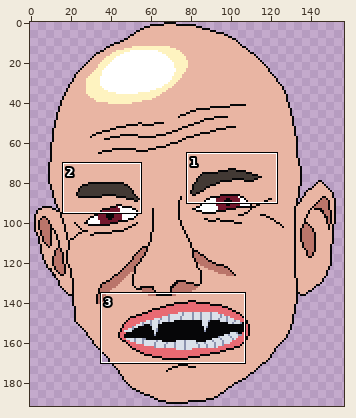
A pixel-art file gets an edit: resources/bozos.ase. Above, an overview of the earlier version with the close-up marked.
Close-up. Old version:
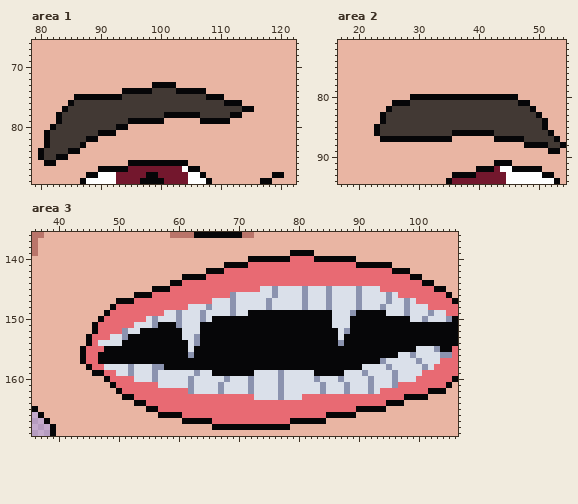
160x192 pixels, 1 frame. Shown: area 1: x 79..122, y 66..89; area 2: x 17..54, y 71..94; area 3: x 36..106, y 136..169. The wide view leaves out empty margins.
After:
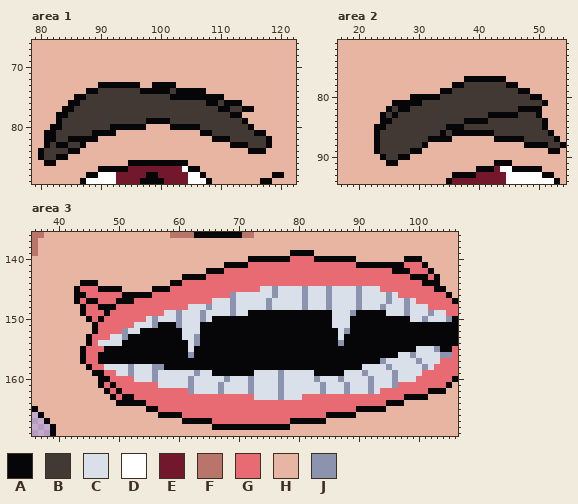
Palette (. is transparent): A #060608  B #423934  C #dae0ea  D #ffffff  E #73172d  F #ba756a  G #e86a73  H #e9b5a3  J #8b93af
The edit:
layer "Smile" now shown
layer "Frown" now shown
layer "Eyebrows 2" now shown
Area 1, layer "Eyebrows 2":
The edit turns colour B into colour A in row 74 at x 99 to 101; in row 75 at x 102 to 107; in row 76 at x 86 and 108 to 109; in row 77 at x 85 and 110 to 111; in row 78 at x 84; in row 80 at x 83 and 92.
The edit turns colour B into colour A in row 81 at x 82 and 89; in row 82 at x 82 and 85 to 87; in row 83 at x 83 to 84.
The edit turns colour H into colour A in row 73 at x 90 to 96; in row 74 at x 88 to 89; in row 79 at x 101 and 114; in row 80 at x 95 to 97, 102 to 106 and 115; in row 81 at x 107 to 108 and 116 to 117; in row 82 at x 109 to 111 and 118.
The edit turns colour H into colour A in row 83 at x 112 to 114 and 118; in row 84 at x 115 to 117.
The edit turns colour A into colour B in row 74 at x 94 to 96; in row 75 at x 88 to 93; in row 78 at x 101 to 106; in row 79 at x 95 to 97 and 107 to 111.
The edit turns colour H into colour B in row 74 at x 90 to 93; in row 79 at x 102 to 106 and 112 to 113; in row 80 at x 107 to 114; in row 81 at x 109 to 115; in row 82 at x 112 to 117; in row 83 at x 115 to 117.
Area 2, layer "Eyebrows 2":
The edit turns colour B into colour A in row 81 at x 29 to 30; in row 82 at x 27 to 28 and 47 to 48; in row 83 at x 26 and 42 to 46; in row 84 at x 25 and 38 to 41; in row 85 at x 24 and 35 to 37; in row 86 at x 34.
The edit turns colour H into colour A in row 77 at x 38 to 44; in row 78 at x 36 to 37 and 45 to 46; in row 79 at x 34 to 35 and 47 to 48; in row 80 at x 49 to 50; in row 81 at x 51; in row 82 at x 50.
The edit turns colour H into colour A in row 87 at x 23; in row 88 at x 23 and 31; in row 89 at x 23 and 29 to 30; in row 90 at x 24 and 27 to 28; in row 91 at x 25 to 26.
The edit turns colour A into colour B in row 80 at x 34 to 46; in row 81 at x 47 to 48; in row 87 at x 24 to 31.
The edit turns colour H into colour B in row 78 at x 38 to 44; in row 79 at x 36 to 46; in row 80 at x 47 to 48; in row 81 at x 49 to 50; in row 88 at x 24 to 30; in row 89 at x 24 to 28.
The edit turns colour H into colour B in row 90 at x 25 to 26.
Area 3, layers "Frown", "Smile":
The edit turns colour H into colour A in row 140 at x 98 to 100; in row 141 at x 96 to 97 and 101; in row 142 at x 102; in row 143 at x 101 and 103; in row 144 at x 44 to 46 and 103; in row 145 at x 43 and 47 to 50.
The edit turns colour H into colour A in row 146 at x 43 to 44 and 51 to 52; in row 147 at x 43 and 45 to 46; in row 148 at x 44 and 47 to 48; in row 149 at x 44; in row 150 at x 45; in rows 160 to 161 at x 47.
The edit turns colour H into colour A in row 162 at x 48; in row 163 at x 49; in row 164 at x 50 to 52.
The edit turns colour H into colour G in row 141 at x 98 to 100; in row 142 at x 99 to 101; in row 143 at x 102; in row 145 at x 44 to 46; in row 146 at x 45 to 50; in row 147 at x 44 and 47 to 49.
The edit turns colour H into colour G in row 148 at x 45 to 46; in row 149 at x 45 to 47; in row 150 at x 46; in row 161 at x 48; in row 162 at x 49; in row 163 at x 50.
Changed places in both close-ups, as pixel boxes (x1, y1, x2, y2):
changed: (50, 82, 272, 154)
changed: (374, 76, 548, 166)
changed: (392, 256, 440, 286)
changed: (74, 280, 134, 322)
changed: (98, 376, 134, 406)
